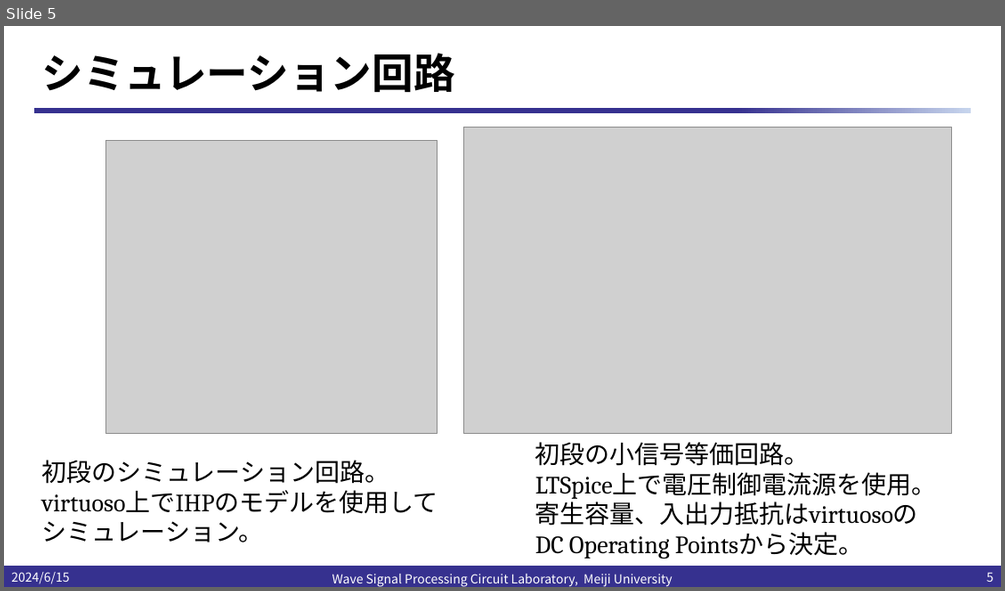
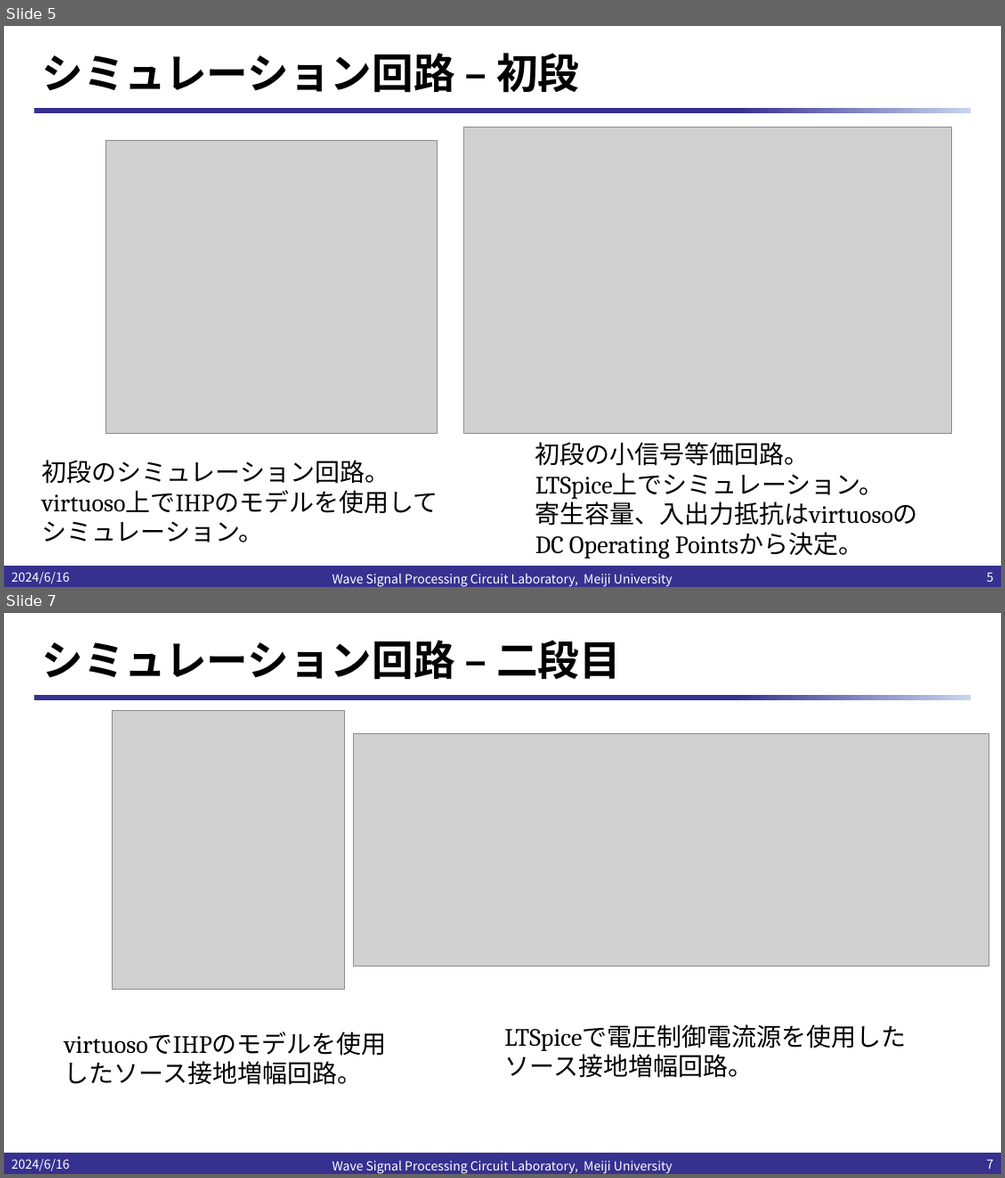
Before and after one commit to kjm-desktop10400/reserch, a slide deck: IHP_2024/20240620/TIAの小信号等価回路による.pptx. Shown one above the other, each under a label of ours: slide 5 before the commit, slides 5 and 7 after it; the slides between them are not shown. The pictures are 1005x591 and 1005x1178 pixels, drawn with LibreOffice and Linux fonts; fonts in the diff are those of the drawing; grey boxes stand for pictures; background and template pictures are left out. Boxes give left, top, right and bottom in pixels: in the first picture for what was removed or moved away, otherwise in the second. Text is boxed around its words. In the diff, an @@ line names an element or a change of style, - is before the commit and + after.

```diff
--- a/IHP_2024/20240620/TIAの小信号等価回路による.pptx
+++ b/IHP_2024/20240620/TIAの小信号等価回路による.pptx
@@ slide 7 added at [4, 613, 1001, 1174], background #FFFFFF; not listed: 2 template elements that a slide beside it also shows @@
@@ title added at [41, 640, 621, 679], 40 pt, text #000000, bold @@
+シミュレーション回路 – 二段目
@@ picture added at [112, 710, 345, 989] @@
@@ picture added at [353, 733, 989, 966] @@
@@ text added at [504, 1024, 906, 1078], 24 pt, text #000000 @@
+LTSpiceで電圧制御電流源を使用した
+ソース接地増幅回路。
@@ text added at [65, 1061, 363, 1085], 24 pt, text #000000 @@
+virtuosoでIHPのモデルを使用したソース接地増幅回路。
@@ text added at [11, 1159, 69, 1171], 12 pt, text #FFFFFF @@
+2024/6/16
@@ text added at [332, 1160, 672, 1174], 12 pt, text #FFFFFF @@
+Wave Signal Processing Circuit Laboratory, Meiji University
@@ page number added at [987, 1159, 994, 1168], 12 pt, text #FFFFFF @@
+7
@@ slide 5 changed as well @@
@@ title at [41, 53, 579, 93]: text changed @@
-シミュレーション回路
+シミュレーション回路 – 初段
@@ text at [535, 473, 884, 499]: text changed @@
-LTSpice上で電圧制御電流源を使用。
+LTSpice上でシミュレーション。
@@ text at [11, 572, 69, 584]: text changed @@
-2024/6/15
+2024/6/16
```
Also in this commit, not shown: 4 other slides changed, 5 other slides added, 25 other files.
